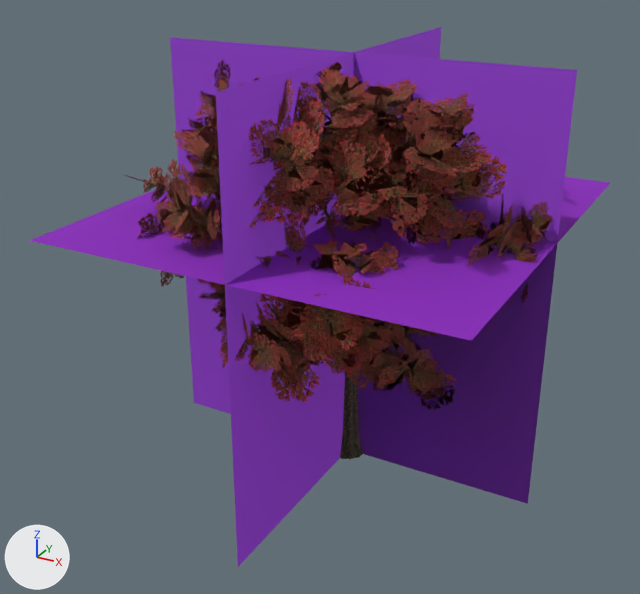
The glTF model data/models/board/vegetation/tree-volcano-upright.glb: old version first, new version second.
Both versions are drawn from a camera (50 mm lens) standing at (26.2, -52.2, 38.5) and looking at (-1.5, -1.7, 13.2). Lighting does not change. The marker at lower left points along +X, +Y and +Z. The older version comes first. Where no turn or scale is listed for an object, it has been applied to the vertices. Vertices at exactly the same position are counted once.

In view in the first picture: 'tree-volcano-upright-lod0.001', 'tree-volcano-upright-lod1.001', 'tree-volcano-upright-lod2.001', 'tree-volcano-upright-lod3.001'.
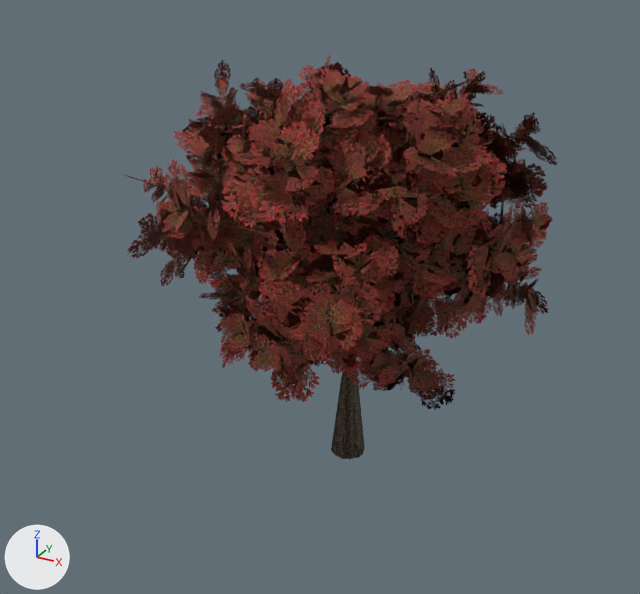
Scene script edits in JSON lines:
```json
{"block": "me_tree_volcano_upright_lod3", "where": "me_tree_volcano_upright_lod3.from_pydata(...)  # 12 vertices, 6 faces; spans x -14.7..14.2, y -15.3..15.0, z 0.0..30.0"}
{"block": "me_tree_volcano_upright_lod3", "where": "# used by ob_tree_volcano_upright_lod3_001; location = (0.0, 0.0, 0.0)"}
{"block": "me_tree_volcano_upright_lod3", "change": "me_tree_volcano_upright_lod3 part 1: the loose piece of 4 vertices spanning x -14.7..14.2, y -15.3..15.0, z 19.5 is moved by (0.0, 0.0, -0.2)"}
{"block": "me_tree_volcano_upright_lod3", "change": "me_tree_volcano_upright_lod3 part 2: 6 faces centred in x -5.0..4.6, y -5.2..4.9, z 10.0..20.0 are repainted in the vertex colours; the middle colour goes from purple #b449ff to pink #fd35d6"}
```

Location of each change, [x1, y1, x2, y2] in pixels of the pictures (640 x 594 px; the box of a moved part takes in the faces that stretch with it):
```json
{"object": "tree-volcano-upright-lod3.001", "change": "reshaped, recoloured", "before": [29, 27, 610, 567], "on screen": "not visible afterwards"}
{"part": 1, "of": "me_tree_volcano_upright_lod3", "change": "moved or reshaped", "before": [29, 177, 610, 341], "on screen": "not visible afterwards"}
{"part": 2, "of": "me_tree_volcano_upright_lod3", "change": "recoloured", "before": [29, 27, 610, 567], "on screen": "purple"}
```
